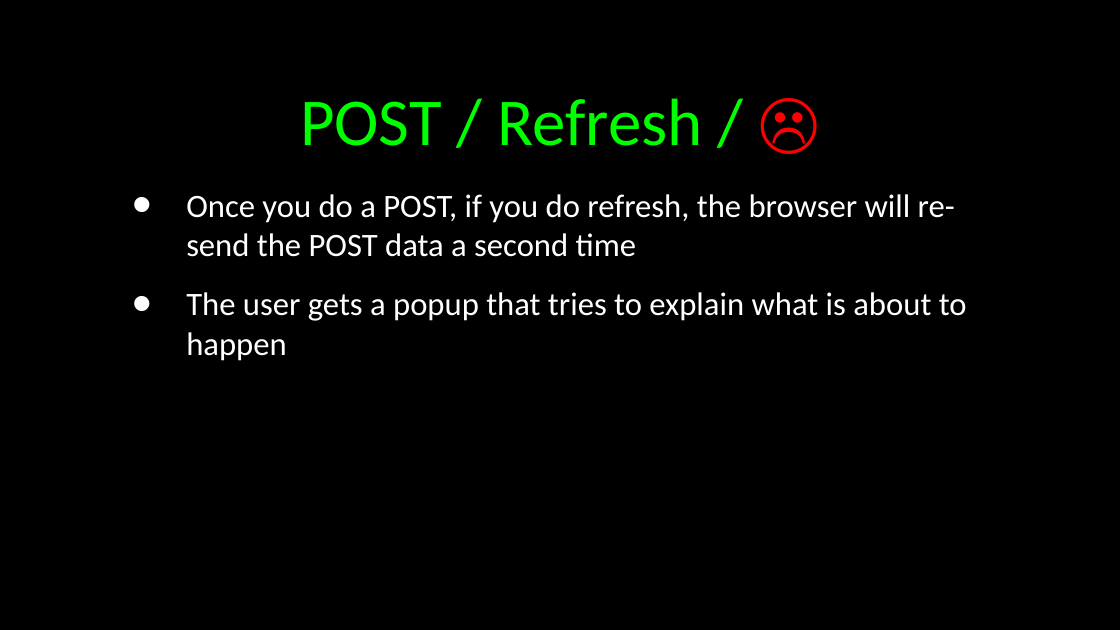
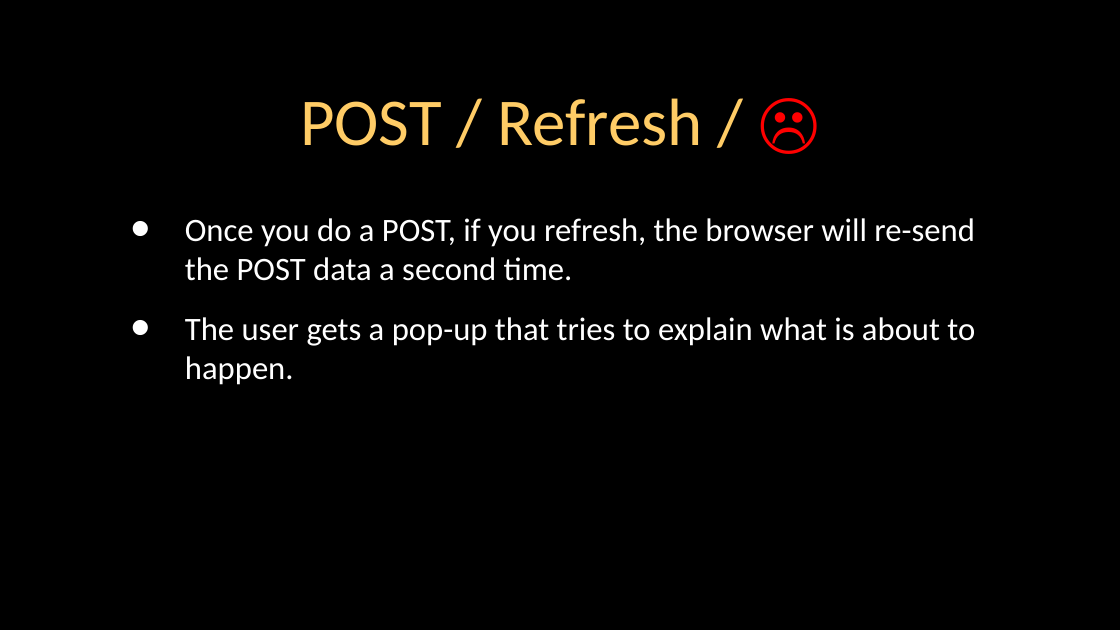
Before and after one commit to csev/wa4e, a slide deck: slide 11 of lectures/PHP-08-POST-Redirect-Authn.ppt. Drawn at 1120x630 pixels with LibreOffice and Linux fonts; fonts in the diff are those of the drawing. Boxes give left, top, right and bottom in pixels: in the first picture for what was removed or moved away, otherwise in the second. Text is boxed around its words. In the diff, an @@ line names an element or a change of style, - is before the commit and + after.

```diff
--- a/lectures/PHP-08-POST-Redirect-Authn.ppt
+++ b/lectures/PHP-08-POST-Redirect-Authn.ppt
@@ title "POST / Refresh / ☹" at <box>300,98,703,146</box>: text colour #00FF00 to #FFCC66 @@
@@ text at <box>185,218,975,385</box>: text changed @@
-• Once you do a POST, if you do refresh, the browser will re-send the POST data a second time
-• The user gets a popup that tries to explain what is about to happen
+• Once you do a POST, if you refresh, the browser will re-send the POST data a second time.
+• The user gets a pop-up that tries to explain what is about to happen.
```
Also in this commit, not shown: 38 other slides changed, 3 other files.
